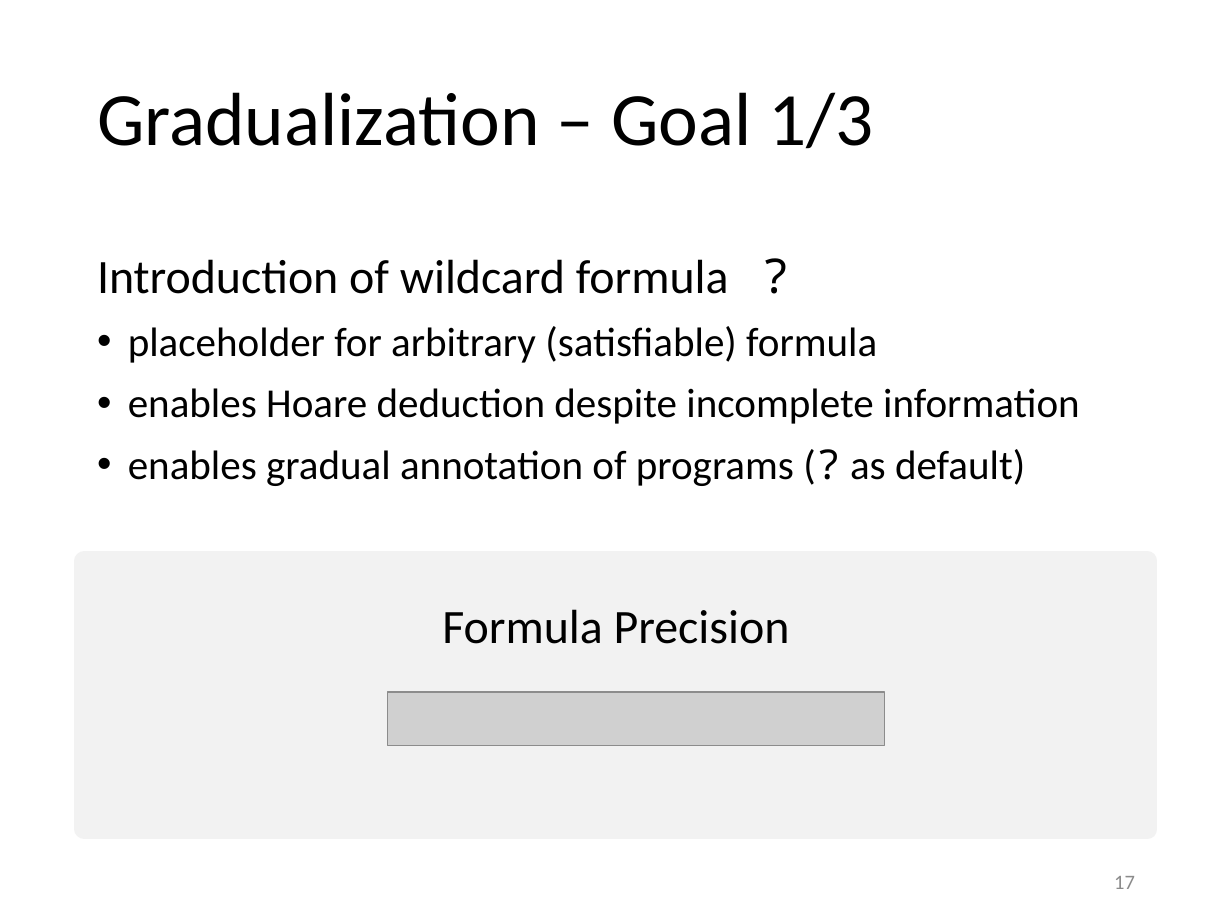
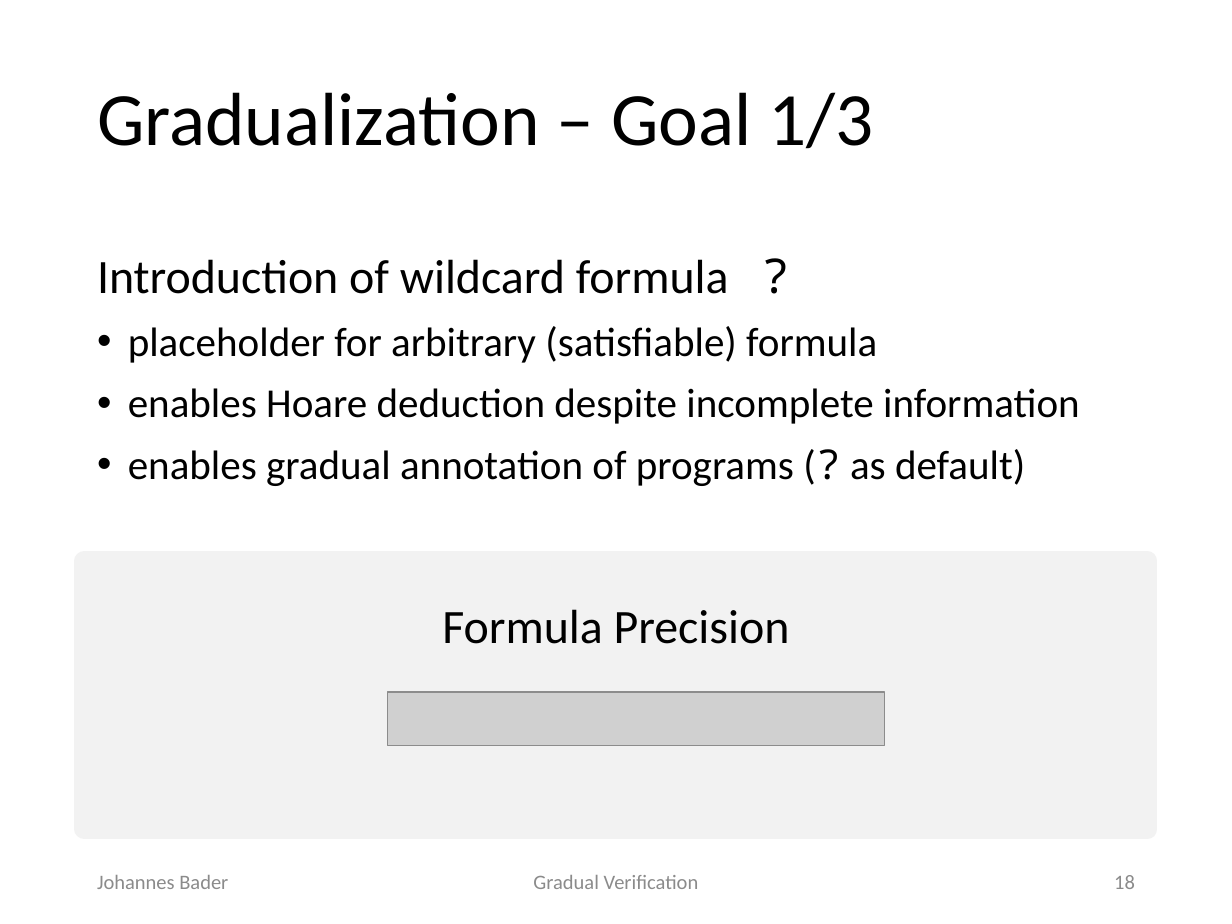
Before and after one commit to olydis/GradVerThesis, a slide deck: slide 18 of presentation/PLunch.pptm (slide 17 before the commit). Drawn at 1232x924 pixels with LibreOffice and Linux fonts; fonts in the diff are those of the drawing; grey boxes stand for pictures; background and template pictures are left out. Boxes give left, top, right and bottom in pixels: in the first picture for what was removed or moved away, otherwise in the second. Text is boxed around its words. In the diff, an @@ line names an element or a change of style, - is before the commit and + after.

```diff
--- a/presentation/PLunch.pptm
+++ b/presentation/PLunch.pptm
@@ text added at [97,875,228,889], 12 pt, text #8C8C8C @@
+Johannes Bader
@@ text added at [533,875,699,889], 12 pt, text #8C8C8C @@
+Gradual Verification
@@ page number at [1114,875,1135,889]: text changed @@
-17
+18
```
Also in this commit, not shown: 39 other slides changed, 5 slides added, 4 slides removed.
